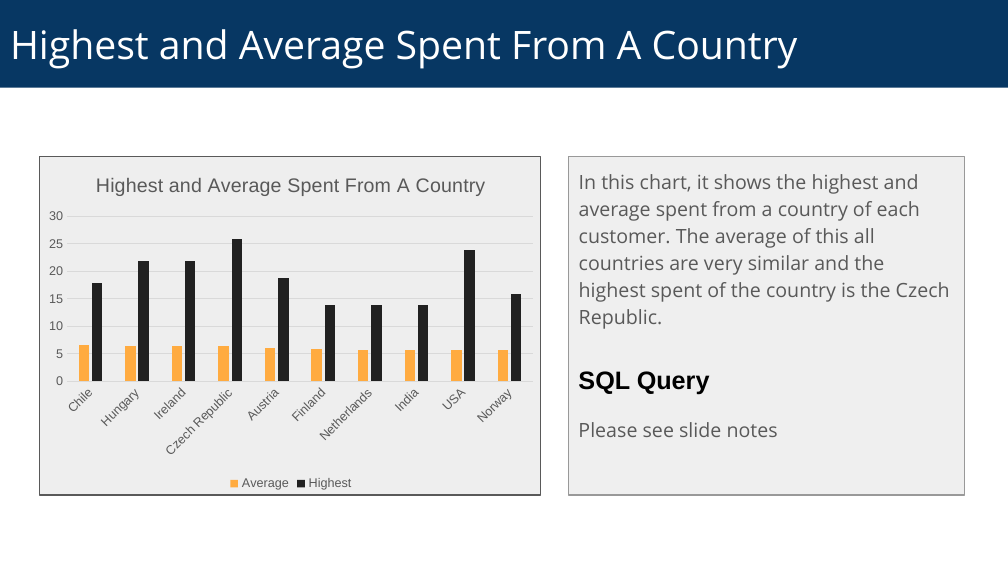
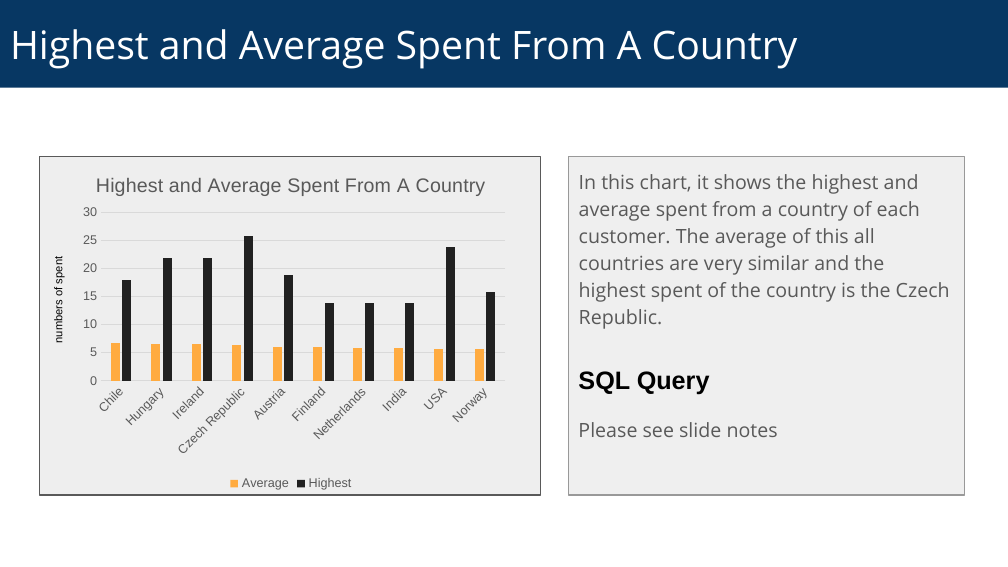
Before and after one commit to jorcus/DFND-Music-SQL-Database, a slide deck: slide 4 of SQL Project.pptx. Drawn at 1008x567 pixels with LibreOffice and Linux fonts; fonts in the diff are those of the drawing. Boxes give left, top, right and bottom in pixels: in the first picture for what was removed or moved away, otherwise in the second. Text is boxed around its words. In the diff, an @@ line names an element or a change of style, - is before the commit and + after.

```diff
--- a/SQL Project.pptx
+++ b/SQL Project.pptx
@@ column chart at <box>39,156,543,495</box> @@
@@ plot area changed @@
@@ text added at <box>52,259,64,343</box>, 8 pt, text #000000 @@
+numbers of spent
```
Also in this commit, not shown: 1 other slide changed, 4 other files.
